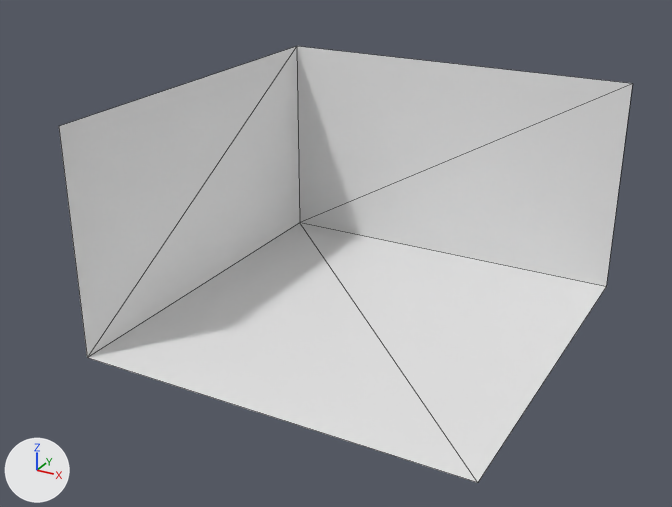
One commit to the glTF model firstRoom.glb: the scene before it, then after it.
One viewpoint serves both versions: a 50 mm lens placed at (5.9, -11.57, 6.88), pointed at (-0.34, -0.22, 1.2). Arrows for +X, +Y and +Z are at lower left; the lights stay in place. Mesh edges are drawn as thin lines. Where no turn or scale is listed for an object, it has been applied to the vertices. Vertices at the same position are counted once.
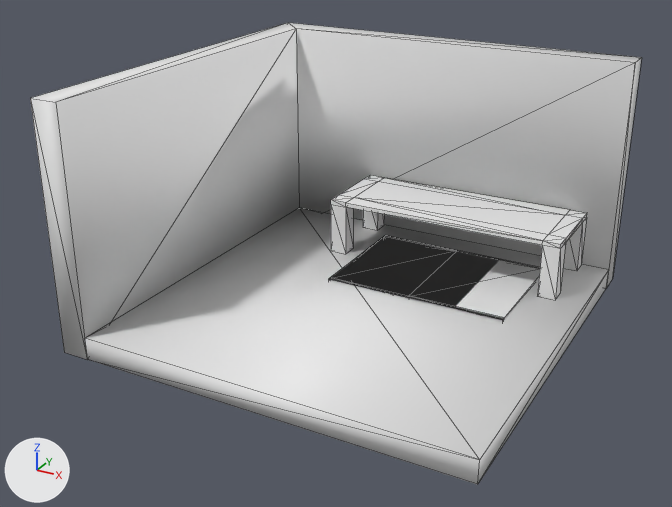
Commit message: updated first room model

Patch to the scene script:
```diff
--- a/firstRoom.glb.py
+++ b/firstRoom.glb.py
@@ me_cube_002 @@
 # used by ob_cube_002; location = (0.07, 0.02, 1.79); scale = (3.0, 3.0, 1.73)
-me_cube_002.from_pydata(...)  # 6 vertices, 4 faces; spans x -1.0..1.0, y -1.0..1.0, z -1.0..1.0
+me_cube_002.from_pydata(...)  # 12 vertices, 20 faces; spans x -3.45..3.0, y -3.0..3.45, z -2.08..1.73
+# me_cube_002 part 1: the whole mesh is rebuilt
+# me_cube_002 part 2: the surface is now shaded smooth
 me_cube_002.materials.append(mat_material)
@@ me_plane @@
+me_plane.from_pydata(...)  # 48 vertices, 82 faces; spans x -2.0..2.0, y -0.75..0.75, z -0.87..0.08
@@ me_cube_003 @@
+me_cube_003.from_pydata(...)  # 24 vertices, 44 faces; spans x -2.01..0.96, y -1.06..1.03, z -0.04..0.03
@@ me_cube_001_1 @@
+me_cube_001_1.from_pydata(...)  # a box spanning x -3.0..3.0, y -3.0..3.0, z -2.07..-1.73
+me_cube_001_1.materials.append(mat_material)  # white #e7e7e7
@@ ob_cube_001 @@
-ob_cube_001 = bpy.data.objects.new('Cube.001', me_cube_001)
-ob_cube_001.location = (0.07, 0.02, 1.79)
@@ ob_cube_002 @@
 ob_cube_002 = bpy.data.objects.new('Cube.002', me_cube_002)
-ob_cube_002.location = (0.07, 0.02, 1.79)
-ob_cube_002.scale = (3.0, 3.0, 1.73)
+ob_cube_002.location = (0.07, 0.02, 2.11)
@@ ob_bedroomtable @@
+ob_bedroomtable = bpy.data.objects.new('bedroomTable', me_plane)
+ob_bedroomtable.location = (0.61, 2.25, 1.24)
@@ ob_bedroomrug @@
+ob_bedroomrug = bpy.data.objects.new('bedroomRug', me_cube_003)
+ob_bedroomrug.location = (1.19, 1.47, 0.39)
@@ ob_bedroomfloor @@
+ob_bedroomfloor = bpy.data.objects.new('bedroomFloor', me_cube_001_1)
+ob_bedroomfloor.location = (0.07, 0.02, 2.11)
```

Boxes [x1, y1, x2, y2] around the edits, measured in the pictures (672 x 507 px):
'Cube.002', reshaped, moved, rescaled (7% wider, 8% taller)
    before: [59, 46, 632, 358]
    after: [30, 23, 642, 360]
'Cube.001', deleted
    before: [88, 223, 606, 483]
'bedroomFloor', added
    after: [85, 208, 608, 485]
'bedroomTable', added
    after: [331, 175, 587, 299]
'bedroomRug', added
    after: [329, 235, 540, 320]
part 1 of me_cube_002, built on
    before: [59, 46, 632, 358]
    after: [30, 23, 642, 360]
